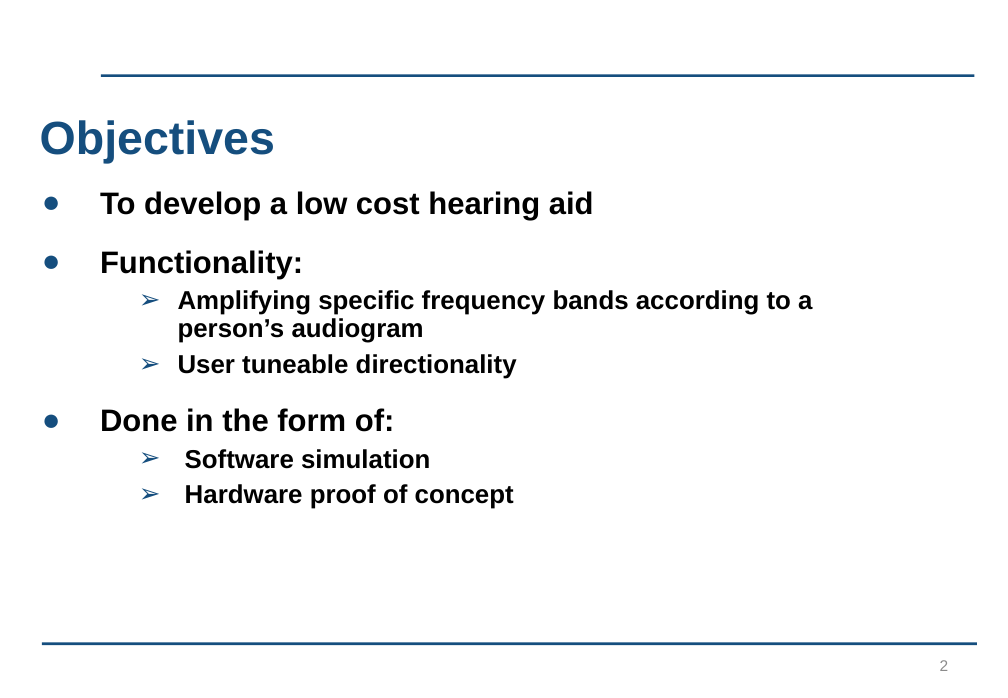
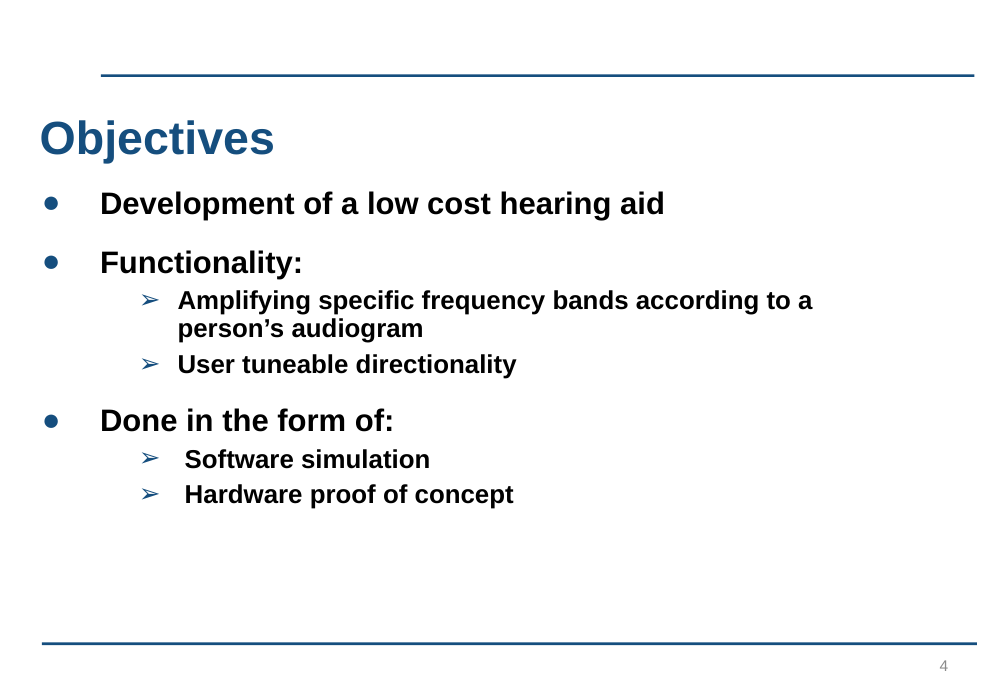
Before and after one commit to kayjayB/I_cant_hear_you, a slide deck: slide 4 of Presentation/Lab Project Presentation.pptx (slide 2 before the commit). Drawn at 1008x698 pixels with LibreOffice and Linux fonts; fonts in the diff are those of the drawing; background and template pictures are left out. Boxes give left, top, right and bottom in pixels: in the first picture for what was removed or moved away, otherwise in the second. Text is boxed around its words. In the diff, an @@ line names an element or a change of style, - is before the commit and + after.

Commit message:
Presentation

```diff
--- a/Presentation/Lab Project Presentation.pptx
+++ b/Presentation/Lab Project Presentation.pptx
@@ text at <box>100,191,665,220</box>: text changed @@
-● To develop a low cost hearing aid
+● Development of a low cost hearing aid
@@ page number at <box>940,660,949,671</box>: text changed @@
-2
+4
```
Also in this commit, not shown: 1 other slide changed, 2 slides added.
